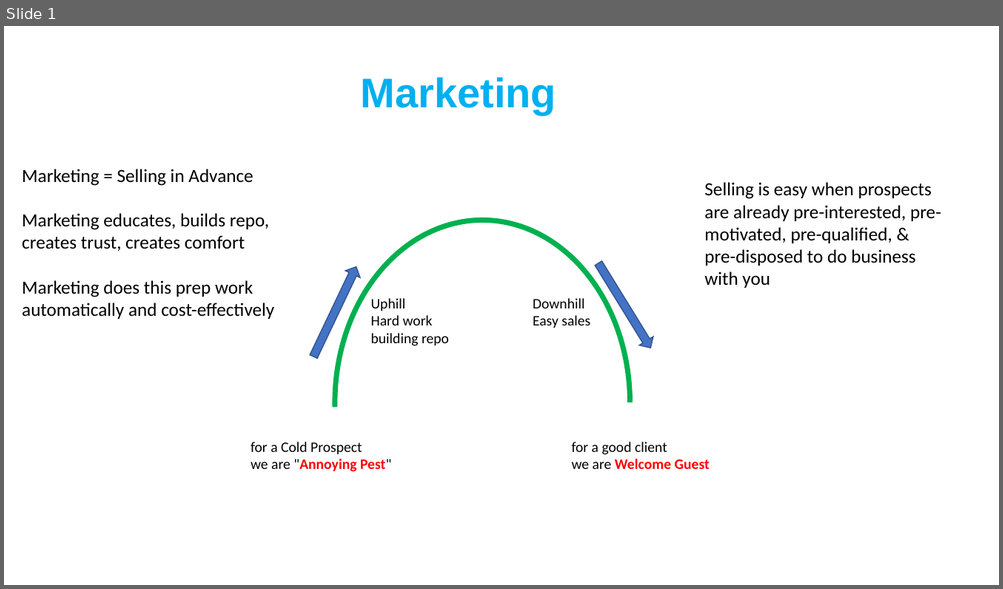
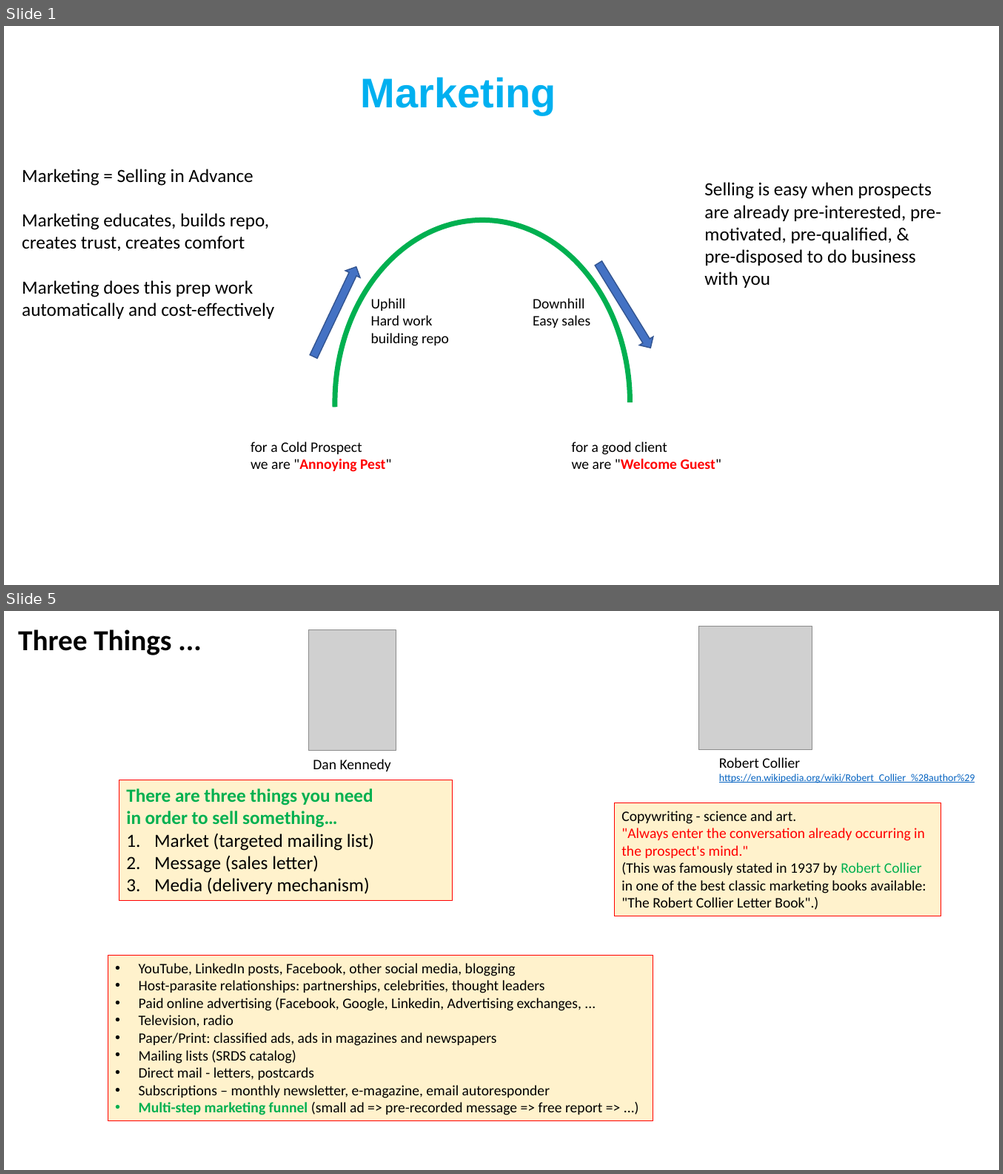
Before and after one commit to lselector/marketing, a slide deck: Marketing.pptx. Shown one above the other, each under a label of ours: slide 1 before the commit, slides 1 and 5 after it; the slides between them are not shown. The pictures are 1003x589 and 1003x1174 pixels, drawn with LibreOffice and Linux fonts; fonts in the diff are those of the drawing; grey boxes stand for pictures. Boxes give left, top, right and bottom in pixels: in the first picture for what was removed or moved away, otherwise in the second. Text is boxed around its words. In the diff, an @@ line names an element or a change of style, - is before the commit and + after.

```diff
--- a/Marketing.pptx
+++ b/Marketing.pptx
@@ slide 5 added at <box>4,611,999,1170</box>, background #FFFFFF @@
@@ text added at <box>18,629,171,655</box>, 28 pt, text #000000, bold @@
+Three Things ...
@@ picture added at <box>308,629,395,751</box> @@
@@ picture added at <box>699,626,811,750</box> @@
@@ text added at <box>313,759,391,772</box>, 14 pt, text #000000 @@
+Dan Kennedy
@@ text added at <box>719,758,975,783</box>, 10 pt, text #0563C1, underline @@
+Robert Collier
+https://en.wikipedia.org/wiki/Robert_Collier_%28author%29
@@ rectangle added at <box>119,780,452,901</box>, fill #FFF2CC, outline #FF0000 0.75 pt, 18 pt, text #000000 @@
+There are three things you need
+in order to sell something…
+1. Market (targeted mailing list)
+2. Message (sales letter)
+3. Media (delivery mechanism)
@@ rectangle added at <box>614,803,940,916</box>, fill #FFF2CC, outline #FF0000 0.75 pt, 14 pt, text #000000 @@
+Copywriting - science and art.
+"Always enter the conversation already occurring in the prospect's mind."
+(This was famously stated in 1937 by Robert Collier in one of the best classic marketing books available: "The Robert Collier Letter Book".)
@@ rectangle added at <box>108,956,652,1122</box>, fill #FFF2CC, outline #FF0000 0.75 pt, 14 pt, text #000000 @@
+• YouTube, LinkedIn posts, Facebook, other social media, blogging
+• Host-parasite relationships: partnerships, celebrities, thought leaders
+• Paid online advertising (Facebook, Google, Linkedin, Advertising exchanges, ...
+• Television, radio
+• Paper/Print: classified ads, ads in magazines and newspapers
+• Mailing lists (SRDS catalog)
+• Direct mail - letters, postcards
+• Subscriptions – monthly newsletter, e-magazine, email autoresponder
+• Multi-step marketing funnel (small ad => pre-recorded message => free report => ...)
@@ slide 1 changed as well @@
@@ text at <box>572,459,721,469</box>: text changed @@
-we are Welcome Guest
+we are "Welcome Guest"
```
Also in this commit, not shown: 1 other slide changed, 5 other slides added.
